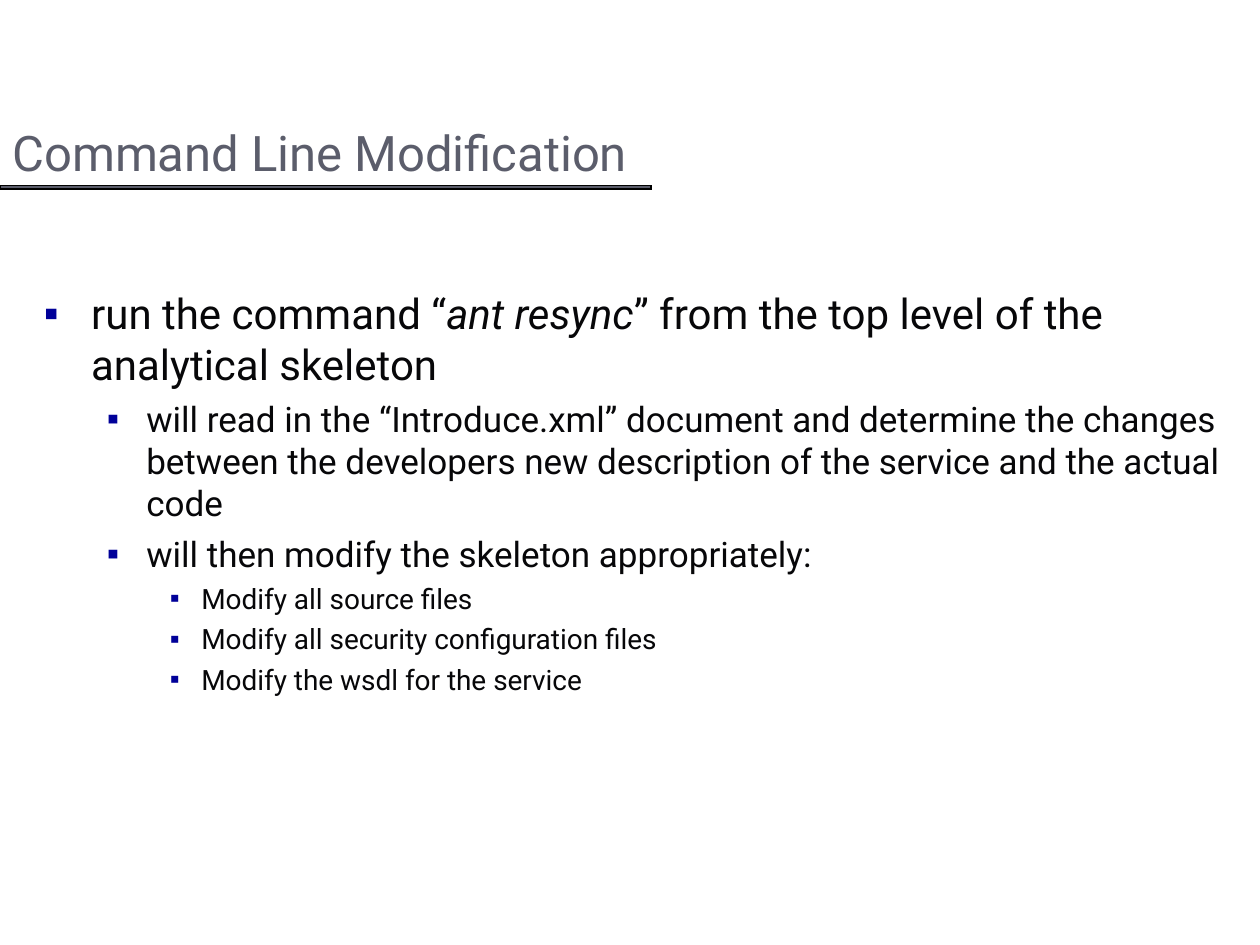
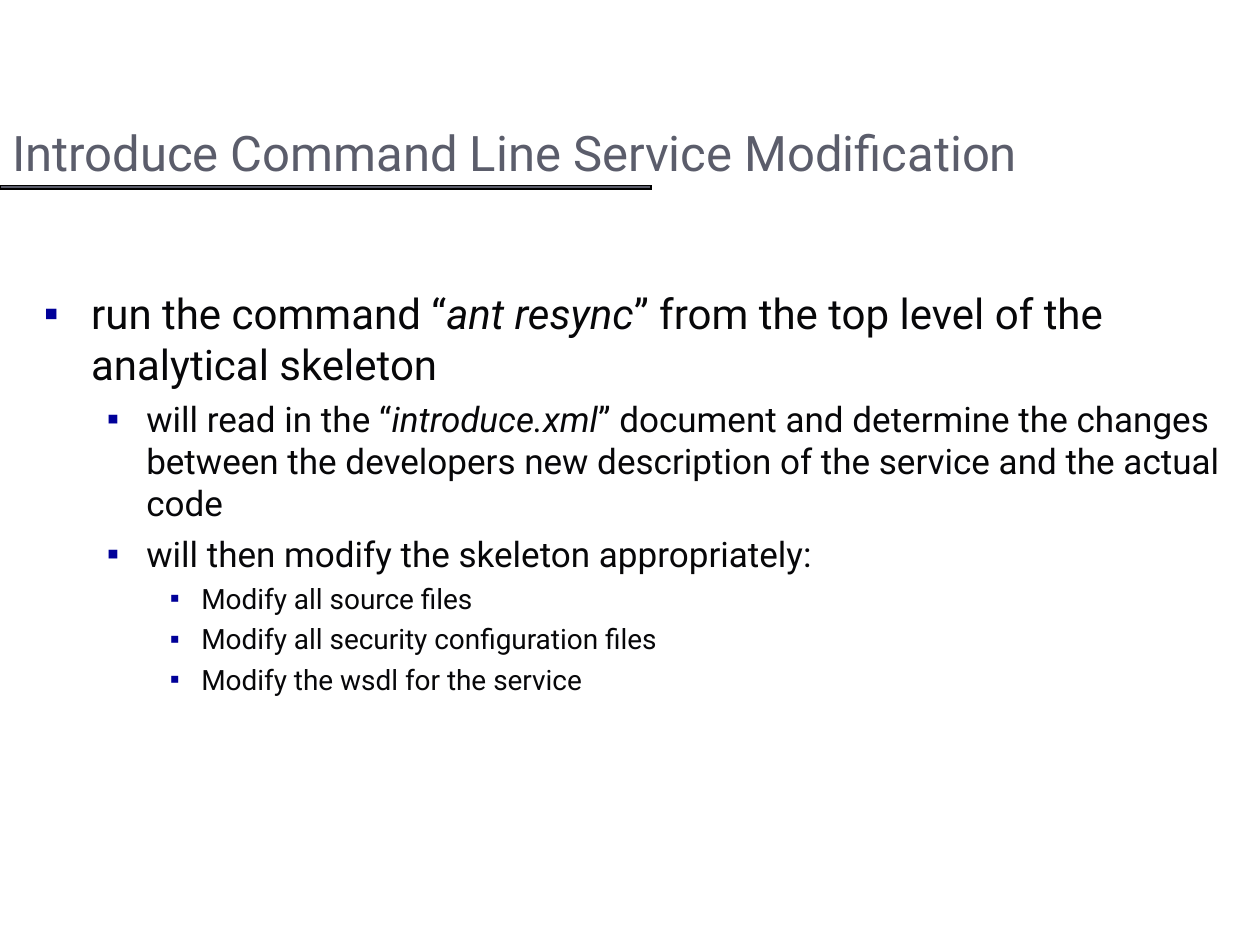
Before and after one commit to NCIP/cagrid-docs, a slide deck: slide 21 of presentations/introduce/Introduce.ppt (slide 23 before the commit). Drawn at 1260x945 pixels with LibreOffice and Linux fonts; fonts in the diff are those of the drawing; background and template pictures are left out. Boxes give left, top, right and bottom in pixels: in the first picture for what was removed or moved away, otherwise in the second. Text is boxed around its words. In the diff, an @@ line names an element or a change of style, - is before the commit and + after.

```diff
--- a/presentations/introduce/Introduce.ppt
+++ b/presentations/introduce/Introduce.ppt
@@ title at [12, 134, 1017, 172]: text changed @@
-Command Line Modification
+Introduce Command Line Service Modification
@@ text at [146, 405, 1219, 517]: text changed @@
-  ▪ will read in the “Introduce.xml” document and determine the changes between the developers new description of the service and the actual code
+  ▪ will read in the “introduce.xml” document and determine the changes between the developers new description of the service and the actual code
```
Also in this commit, not shown: 5 other slides changed, 9 slides added, 2 slides removed, 9 other files.
